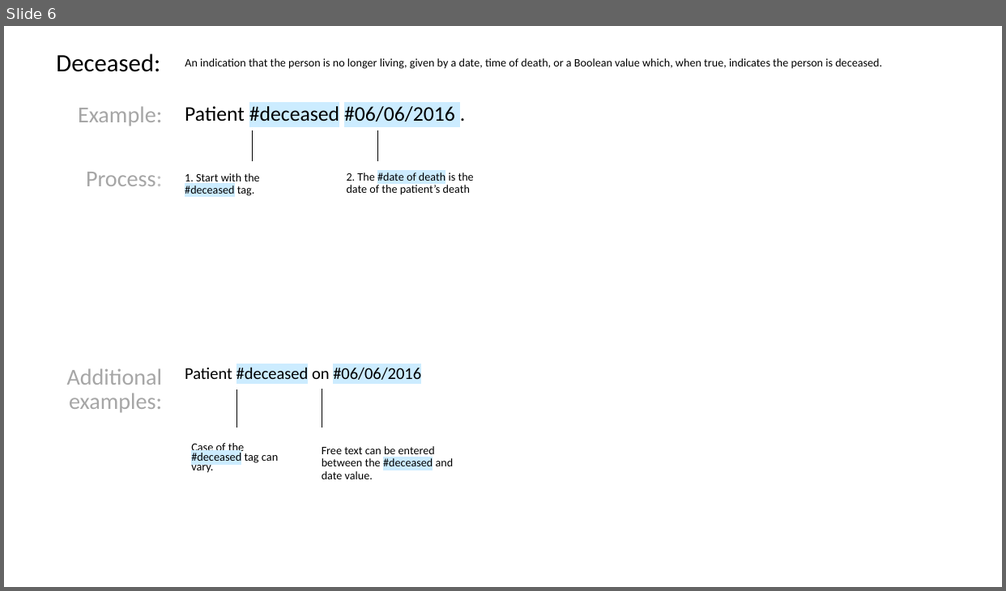
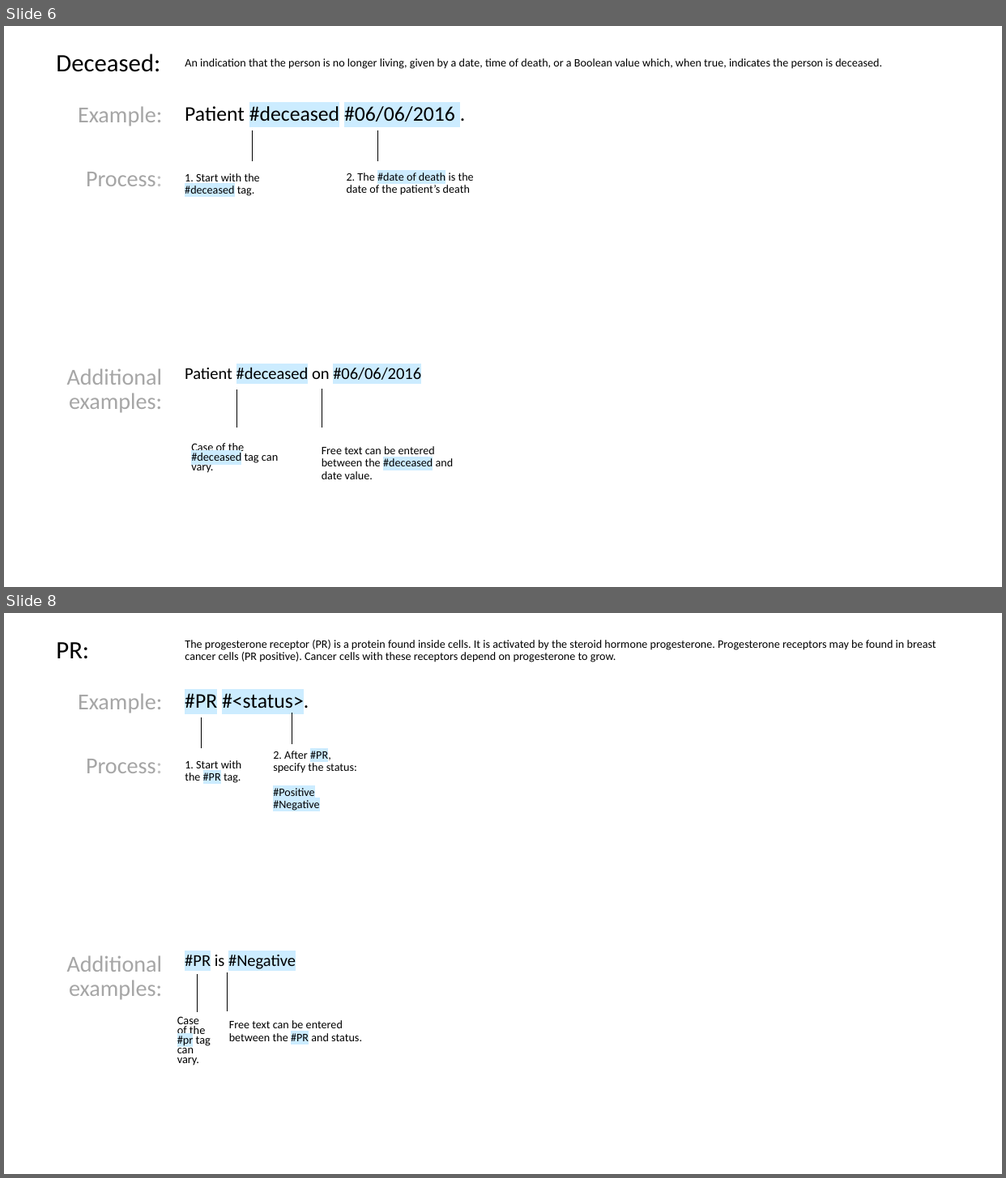
Before and after one commit to FluxNotes/flux, a slide deck: docs/Structured Phrase Format Descriptions.pptx. Shown one above the other, each under a label of ours: slide 6 before the commit, slides 6 and 8 after it; the slides between them are not shown. The pictures are 1006x591 and 1006x1178 pixels, drawn with LibreOffice and Linux fonts; fonts in the diff are those of the drawing. Boxes give left, top, right and bottom in pixels: in the first picture for what was removed or moved away, otherwise in the second. Text is boxed around its words. In the diff, an @@ line names an element or a change of style, - is before the commit and + after.

```diff
--- a/docs/Structured Phrase Format Descriptions.pptx
+++ b/docs/Structured Phrase Format Descriptions.pptx
@@ slide 8 added at [4, 613, 1002, 1174], background #FFFFFF @@
@@ text added at [56, 642, 89, 658], 24 pt, text #000000 @@
+PR:
@@ text added at [185, 640, 936, 662], 11 pt, text #000000 @@
+The progesterone receptor (PR) is a protein found inside cells. It is activated by the steroid hormone progesterone. Progesterone receptors may be found in breast cancer cells (PR positive). Cancer cells with these receptors depend on progesterone to grow.
@@ text added at [78, 693, 162, 713], 22 pt, text #A6A6A6 @@
+Example:
@@ text added at [185, 692, 309, 713], 20 pt, text #000000 @@
+#PR #<status>.
@@ line added from (202, 748) to (202, 717), #000000 0.5 pt @@
@@ line added from (292, 745) to (292, 713), #000000 0.5 pt @@
@@ text added at [273, 749, 357, 811], 11 pt, text #000000 @@
+2. After #PR, specify the status:
+#Positive
+#Negative
@@ text added at [86, 759, 162, 773], 22 pt, text #A6A6A6 @@
+Process:
@@ text added at [185, 760, 241, 783], 11 pt, text #000000 @@
+1. Start with the #PR tag.
@@ text added at [67, 956, 163, 1000], 22 pt, text #A6A6A6 @@
+Additional examples:
@@ text added at [185, 955, 296, 969], 16 pt, text #000000 @@
+#PR is #Negative
@@ line added from (197, 1012) to (197, 973), #000000 0.5 pt @@
@@ line added from (226, 1012) to (226, 973), #000000 0.5 pt @@
@@ text added at [177, 1016, 211, 1066], 11.2 pt, text #000000 @@
+Case of the #pr tag can vary.
@@ text added at [229, 1020, 362, 1041], 11 pt, text #000000 @@
+Free text can be entered between the #PR and status.
```
Also in this commit, not shown: 2 other slides added.
